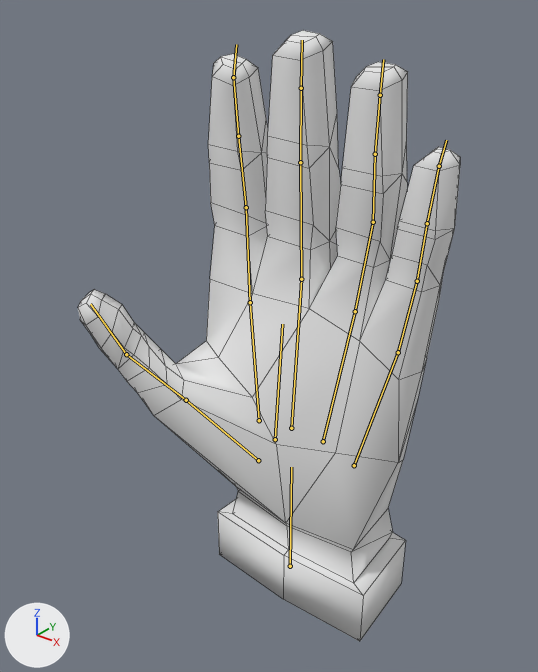
What one commit did to the Blender file EgoFractum/Assets/Models/BlendFiles/handFixed.blend.
Rendered twice from a 50 mm camera at (0.2, -0.27, 0.282) aimed at (-0.016, 0.0, 0.114). The lights are fixed; the arrows at lower left show +X, +Y and +Z. The first picture is the older version. The bones that change, and the others that lie on the model, are drawn over the model as lines. Mesh edges are drawn as thin lines.

In view in the first picture: 'HandModel'.
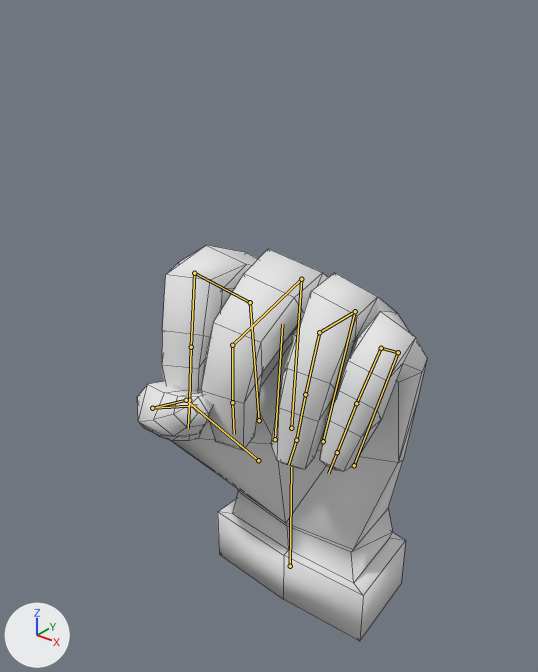
The newer file adds an action. The first version stands in its rest pose; the second is drawn at frame 24 of the action 'ClosedTest'.

Boxes (x1, y1, x2, y2) around the edits, measured in the pictures (538 x 672 px):
'HandModel', posed (24% narrower, 35% shorter)
    before: (78, 30, 460, 641)
    after: (137, 245, 427, 641)
bone 'L_IndexProximal', root to tip
    before: (250, 302) to (246, 207)
    after: (250, 302) to (194, 273)
bone 'L_IndexIntermediate', root to tip
    before: (246, 207) to (238, 136)
    after: (194, 273) to (191, 347)
bone 'L_MiddleProximal', root to tip
    before: (301, 279) to (300, 162)
    after: (301, 279) to (232, 345)
bone 'L_MiddleIntermediate', root to tip
    before: (300, 162) to (301, 88)
    after: (232, 345) to (232, 402)
bone 'L_RingProximal', root to tip
    before: (355, 311) to (373, 222)
    after: (355, 311) to (319, 332)
bone 'L_RingIntermediate', root to tip
    before: (373, 222) to (375, 154)
    after: (319, 332) to (305, 394)
bone 'L_LittleProximal', root to tip
    before: (398, 352) to (417, 281)
    after: (398, 352) to (381, 348)
bone 'L_LittleIntermediate', root to tip
    before: (417, 281) to (427, 223)
    after: (381, 348) to (356, 403)
bone 'L_ThumbProximal', root to tip
    before: (186, 400) to (126, 354)
    after: (186, 400) to (152, 408)
bone 'L_ThumbDistal', root to tip
    before: (126, 354) to (90, 304)
    after: (152, 408) to (197, 405)

The change, as a list of edits to the scene's bpy script:
```text
Change bone_l_indexproximal:
    where bone_l_indexproximal = bpy.data.objects['Armature'].pose.bones['L_IndexProximal']  # child of 'L_IndexMetacarpal'
    bone_l_indexproximal.location: (0.0, 0.0, 0.0) -> (0.0018, 0.0168, -0.0105)
    bone_l_indexproximal.rotation_quaternion: (1.0, 0.0, 0.0, 0.0) -> (0.865, 0.461, -0.139, -0.143)  # degrees (0, 0, 0) -> degrees (57, -6, -22)
Change bone_l_indexintermediate:
    where bone_l_indexintermediate = bpy.data.objects['Armature'].pose.bones['L_IndexIntermediate']  # child of 'L_IndexProximal'
    bone_l_indexintermediate.location: (0.0, 0.0, 0.0) -> (-0.0011, -0.0014, -0.0028)
    bone_l_indexintermediate.rotation_quaternion: (1.0, 0.0, 0.0, 0.0) -> (0.62, 0.727, 0.027, -0.295)  # degrees (0, 0, 0) -> degrees (94, 28, -22)
Change bone_l_middleproximal:
    where bone_l_middleproximal = bpy.data.objects['Armature'].pose.bones['L_MiddleProximal']  # child of 'L_MiddleMetacarpal'
    bone_l_middleproximal.location: (0.0, 0.0, 0.0) -> (0.001, 0.0, 0.0106)
    bone_l_middleproximal.rotation_quaternion: (1.0, 0.0, 0.0, 0.0) -> (0.644, 0.761, -0.064, -0.053)  # degrees (0, 0, 0) -> degrees (100, 0, -10)
Change bone_l_middleintermediate:
    where bone_l_middleintermediate = bpy.data.objects['Armature'].pose.bones['L_MiddleIntermediate']  # child of 'L_MiddleProximal'
    bone_l_middleintermediate.location: (0.0, 0.0, 0.0) -> (0.0069, -0.0089, 0.0272)
    bone_l_middleintermediate.rotation_quaternion: (1.0, 0.0, 0.0, 0.0) -> (0.759, 0.651, 0.021, -0.022)  # degrees (0, 0, 0) -> degrees (81, 3, 0)
Change bone_l_ringproximal:
    where bone_l_ringproximal = bpy.data.objects['Armature'].pose.bones['L_RingProximal']  # child of 'L_RingMetacarpal'
    bone_l_ringproximal.location: (0.0, 0.0, 0.0) -> (0.0007, -0.0069, 0.0052)
    bone_l_ringproximal.rotation_quaternion: (1.0, 0.0, 0.0, 0.0) -> (0.762, 0.633, 0.001, -0.134)  # degrees (0, 0, 0) -> degrees (78, 10, -12)
Change bone_l_ringintermediate:
    where bone_l_ringintermediate = bpy.data.objects['Armature'].pose.bones['L_RingIntermediate']  # child of 'L_RingProximal'
    bone_l_ringintermediate.location: (0.0, 0.0, 0.0) -> (0.0004, 0.006, 0.0024)
    bone_l_ringintermediate.rotation_quaternion: (1.0, 0.0, 0.0, 0.0) -> (0.713, 0.678, -0.06, -0.168)  # degrees (0, 0, 0) -> degrees (86, 8, -19)
Change bone_l_littleproximal:
    where bone_l_littleproximal = bpy.data.objects['Armature'].pose.bones['L_LittleProximal']  # child of 'L_LittleMetacarpal'
    bone_l_littleproximal.location: (0.0, 0.0, 0.0) -> (-0.0015, -0.0094, -0.0048)
    bone_l_littleproximal.rotation_quaternion: (1.0, 0.0, 0.0, 0.0) -> (0.865, 0.489, -0.025, -0.108)  # degrees (0, 0, 0) -> degrees (59, 4, -12)
Change bone_l_littleintermediate:
    where bone_l_littleintermediate = bpy.data.objects['Armature'].pose.bones['L_LittleIntermediate']  # child of 'L_LittleProximal'
    bone_l_littleintermediate.location: (0.0, 0.0, 0.0) -> (-0.0099, 0.0037, -0.0261)
    bone_l_littleintermediate.rotation_quaternion: (1.0, 0.0, 0.0, 0.0) -> (0.632, 0.755, -0.058, -0.162)  # degrees (0, 0, 0) -> degrees (99, 10, -17)
Change bone_l_thumbproximal:
    where bone_l_thumbproximal = bpy.data.objects['Armature'].pose.bones['L_ThumbProximal']  # child of 'L_ThumbMetacarpal'
    bone_l_thumbproximal.rotation_quaternion: (1.0, 0.0, 0.0, 0.0) -> (0.853, 0.305, -0.235, 0.352)  # degrees (0, 0, 0) -> degrees (27, -38, 35)
Change bone_l_thumbdistal:
    where bone_l_thumbdistal = bpy.data.objects['Armature'].pose.bones['L_ThumbDistal']  # child of 'L_ThumbProximal'
    bone_l_thumbdistal.rotation_quaternion: (1.0, 0.0, 0.0, 0.0) -> (0.847, 0.227, -0.385, -0.287)  # degrees (0, 0, 0) -> degrees (45, -32, -51)
```
